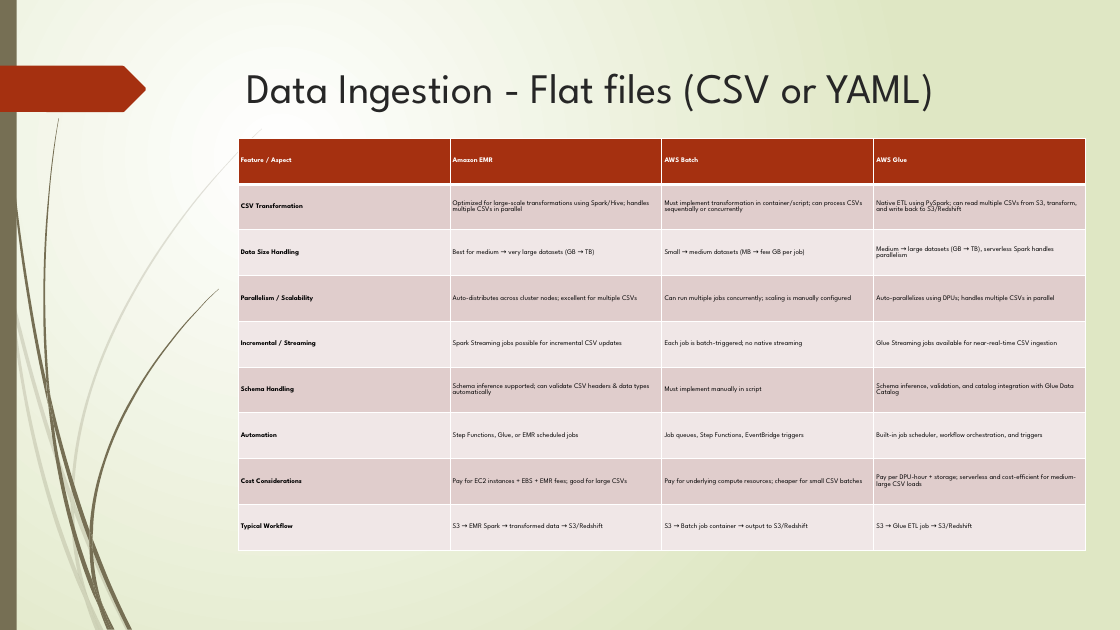
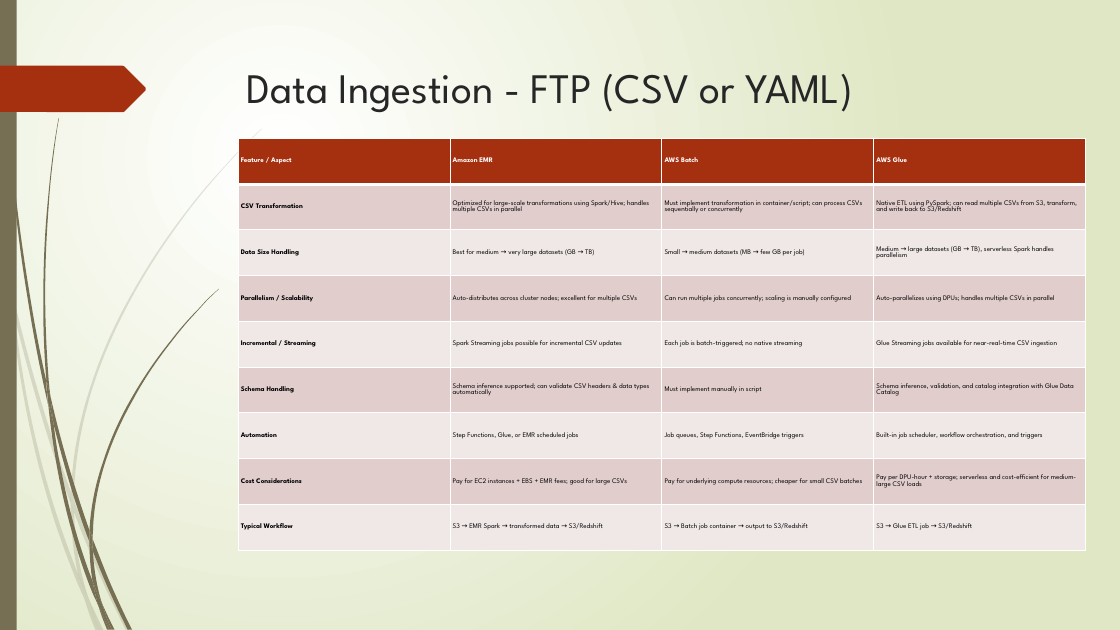
Before and after one commit to gabrielchanyk/food_insights_data_engineering, a slide deck: slide 23 of InsightEats Case Study.pptx (slide 19 before the commit). Drawn at 1120x630 pixels with LibreOffice and Linux fonts; fonts in the diff are those of the drawing. Boxes give left, top, right and bottom in pixels: in the first picture for what was removed or moved away, otherwise in the second. Text is boxed around its words. In the diff, an @@ line names an element or a change of style, - is before the commit and + after.

```diff
--- a/InsightEats Case Study.pptx
+++ b/InsightEats Case Study.pptx
@@ title at (247, 74, 852, 112): text changed @@
-Data Ingestion - Flat files (CSV or YAML)
+Data Ingestion - FTP (CSV or YAML)
```
Also in this commit, not shown: 15 other slides changed, 19 slides added, 1 slide removed, 6 other files.
